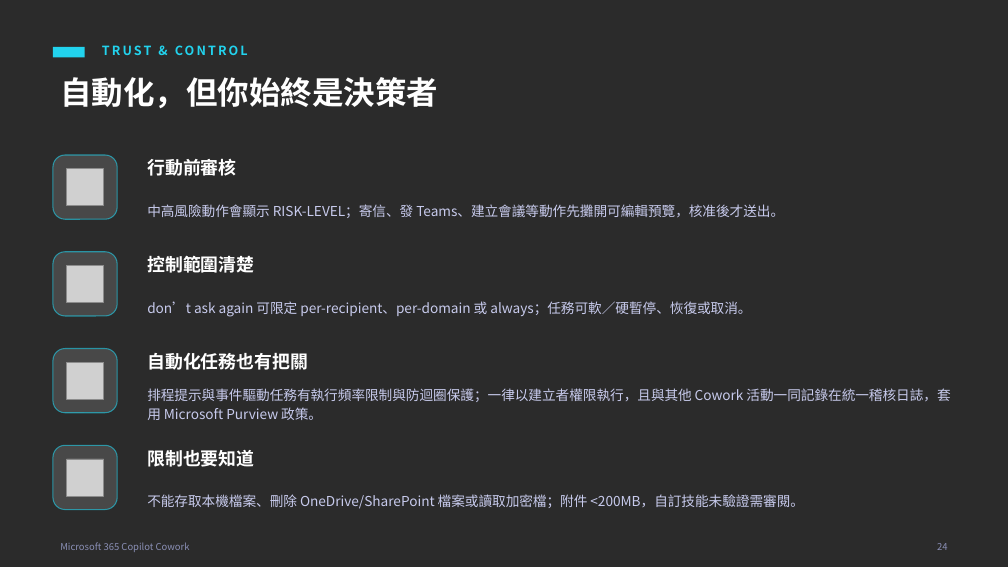
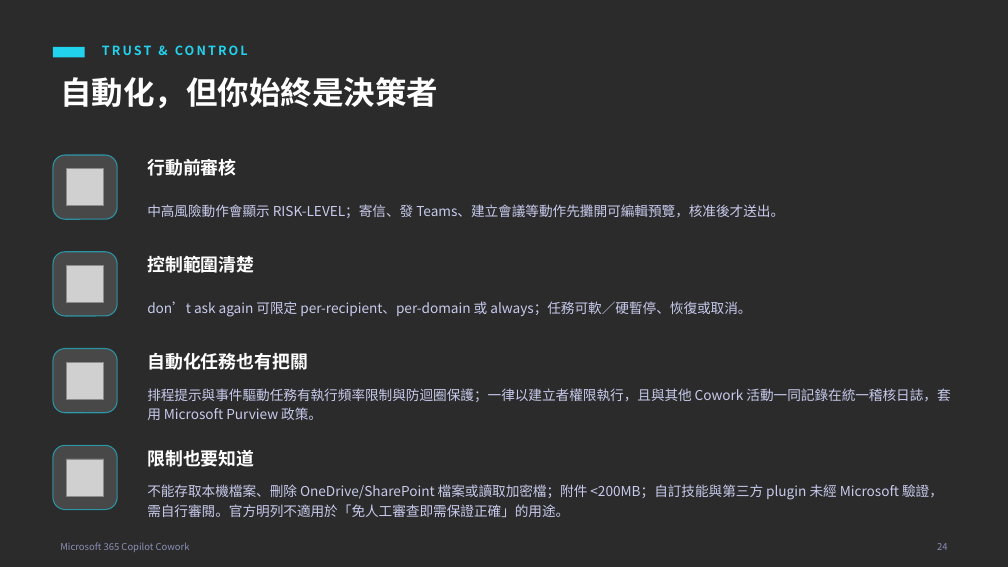
Before and after one commit to AndyHung11/Copilot-in-1mins, a slide deck: slide 25 of CoworkPlaybook/Cowork_教育訓練簡報_公部門版.pptx. Drawn at 1008x567 pixels with LibreOffice and Linux fonts; fonts in the diff are those of the drawing; grey boxes stand for pictures; background and template pictures are left out; a plain dark background stands for a picture behind light text. Boxes give left, top, right and bottom in pixels: in the first picture for what was removed or moved away, otherwise in the second. Text is boxed around its words. In the diff, an @@ line names an element or a change of style, - is before the commit and + after.

```diff
--- a/CoworkPlaybook/Cowork_教育訓練簡報_公部門版.pptx
+++ b/CoworkPlaybook/Cowork_教育訓練簡報_公部門版.pptx
@@ text at (147, 484, 943, 517): text changed @@
-不能存取本機檔案、刪除 OneDrive/SharePoint 檔案或讀取加密檔；附件 <200MB，自訂技能未驗證需審閱。
+不能存取本機檔案、刪除 OneDrive/SharePoint 檔案或讀取加密檔；附件 <200MB；自訂技能與第三方 plugin 未經 Microsoft 驗證，需自行審閱。官方明列不適用於「免人工審查即需保證正確」的用途。
```
Also in this commit, not shown: 3 other slides changed, 4 other files.
